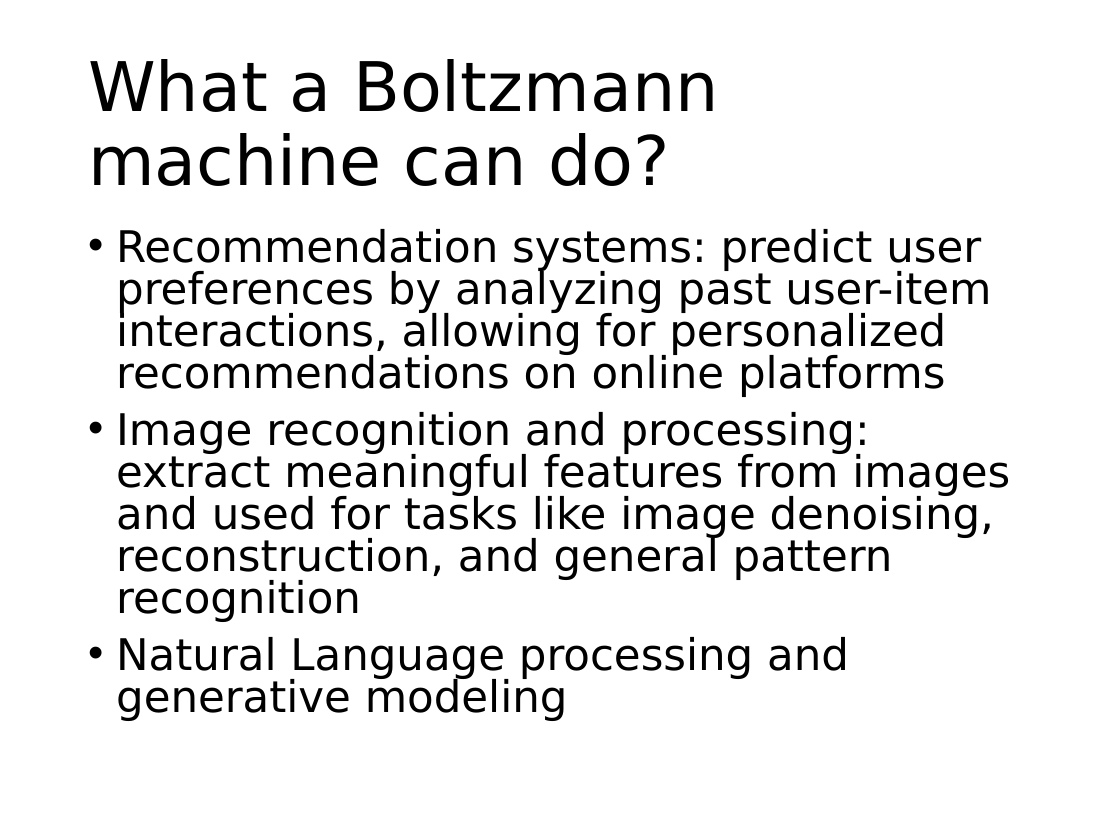
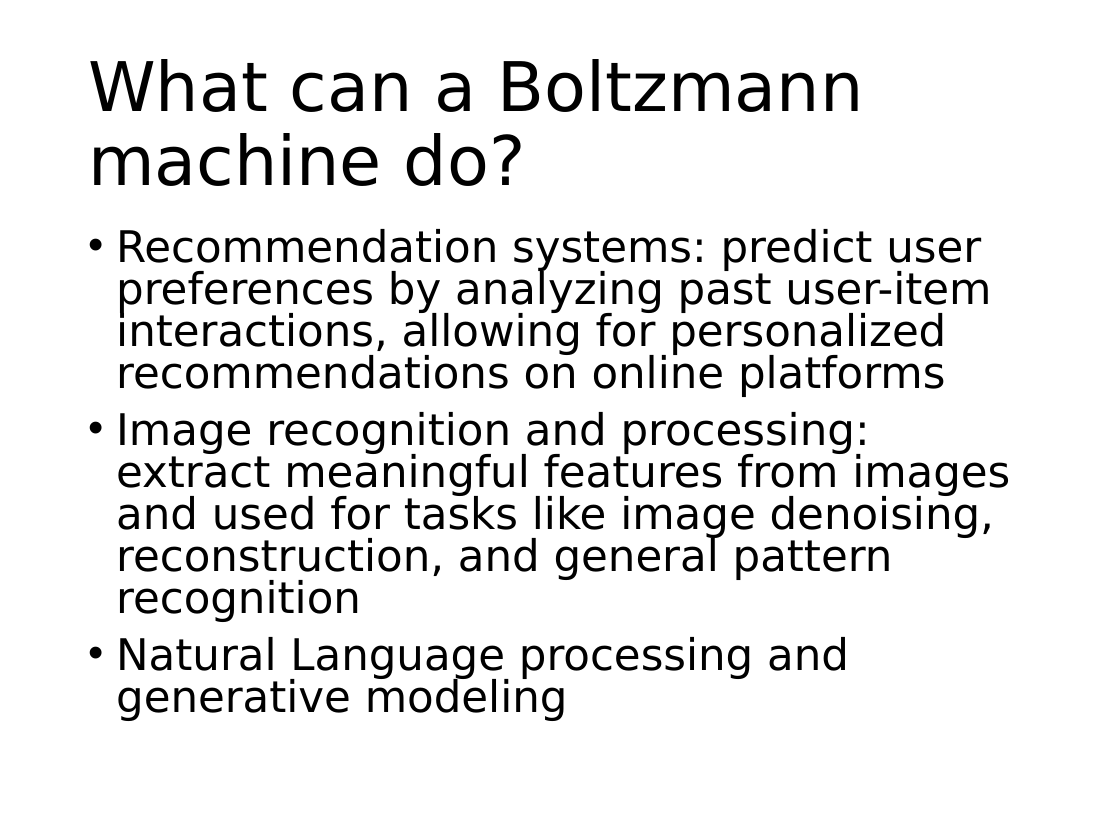
Before and after one commit to phywjs/phywjs.github.io, a slide deck: slide 3 of AIS5103/ML-slide-11.pptx. Drawn at 1120x840 pixels with LibreOffice and Linux fonts; fonts in the diff are those of the drawing. Boxes give left, top, right and bottom in pixels: in the first picture for what was removed or moved away, otherwise in the second. Text is boxed around its words. In the diff, an @@ line names an element or a change of style, - is before the commit and + after.

```diff
--- a/AIS5103/ML-slide-11.pptx
+++ b/AIS5103/ML-slide-11.pptx
@@ title at (x1=88, y1=59, x2=864, y2=186): text changed @@
-What a Boltzmann machine can do?
+What can a Boltzmann machine do?
```
Also in this commit, not shown: 6 other slides changed, 1 slide added, 3 other files.
